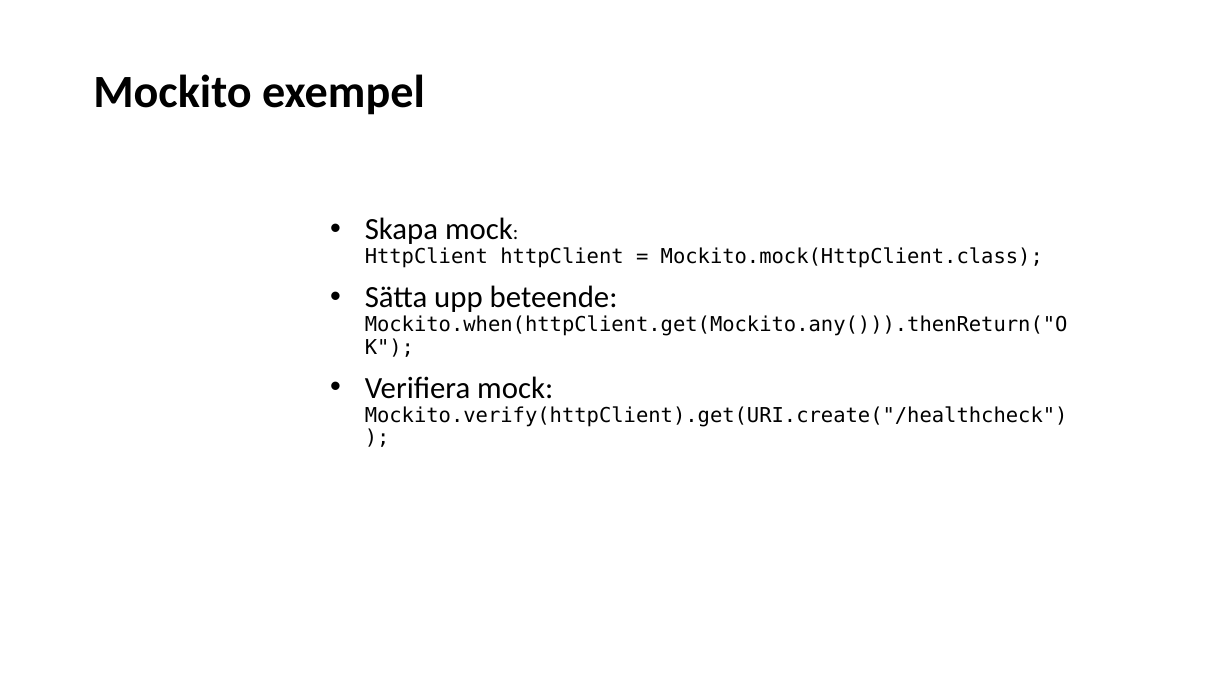
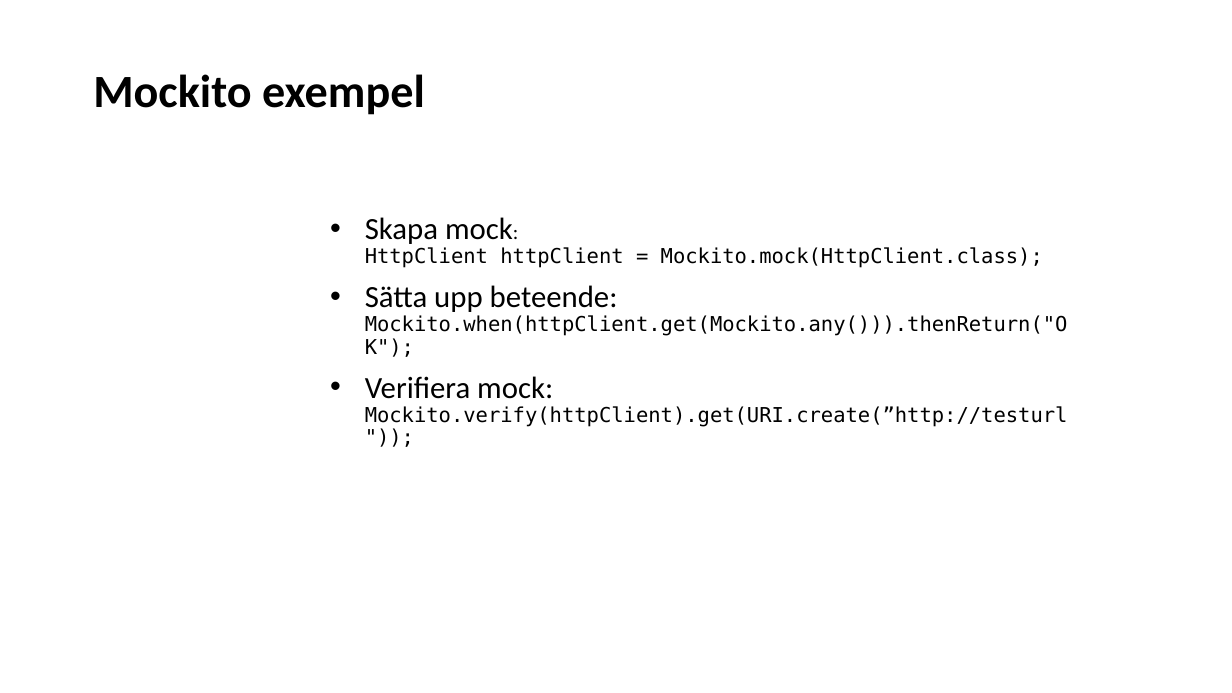
Before and after one commit to Omegapoint/tdd-lab, a slide deck: slide 13 of TDD-Presentation.pptx. Drawn at 1232x693 pixels with LibreOffice and Linux fonts; fonts in the diff are those of the drawing. Boxes give left, top, right and bottom in pixels: in the first picture for what was removed or moved away, otherwise in the second. Text is boxed around its words. In the diff, an @@ line names an element or a change of style, - is before the commit and + after.

Commit message:
Improved HealthCheckerTest, modified URL in presentation

```diff
--- a/TDD-Presentation.pptx
+++ b/TDD-Presentation.pptx
@@ subtitle at box(365, 376, 1068, 427): text changed @@
-• Verifiera mock:
-  Mockito.verify(httpClient).get(URI.create("/healthcheck"));
+• Verifiera mock:
+  Mockito.verify(httpClient).get(URI.create(”http://testurl"));
```
Also in this commit, not shown: 1 other file.
